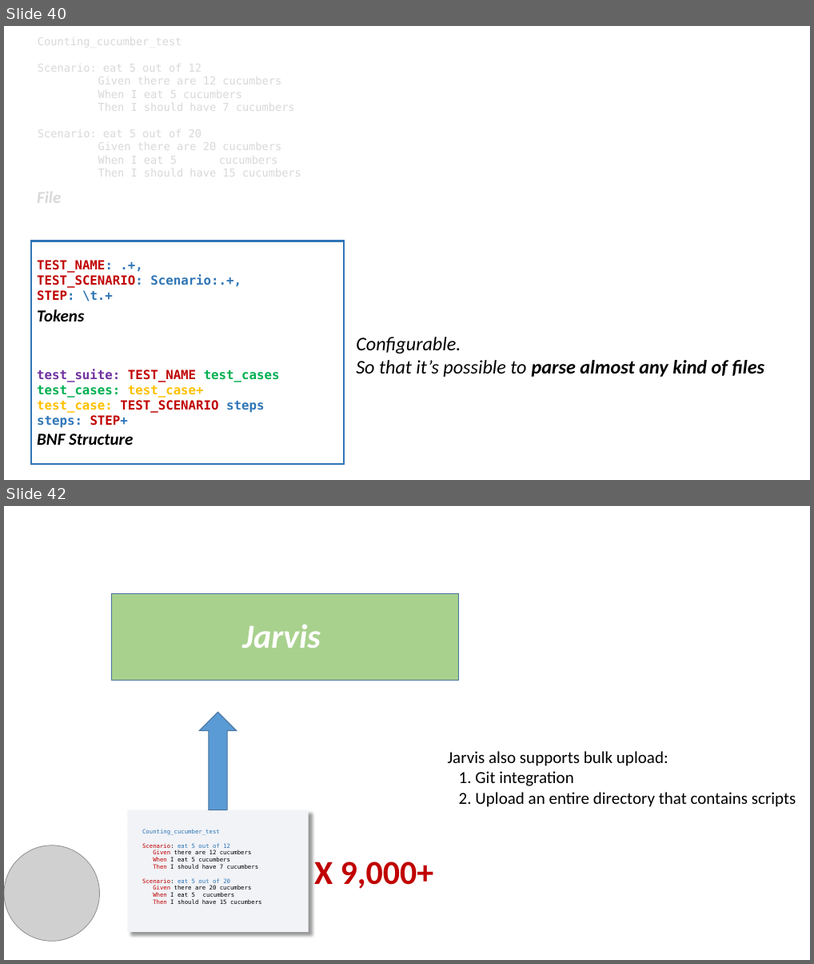
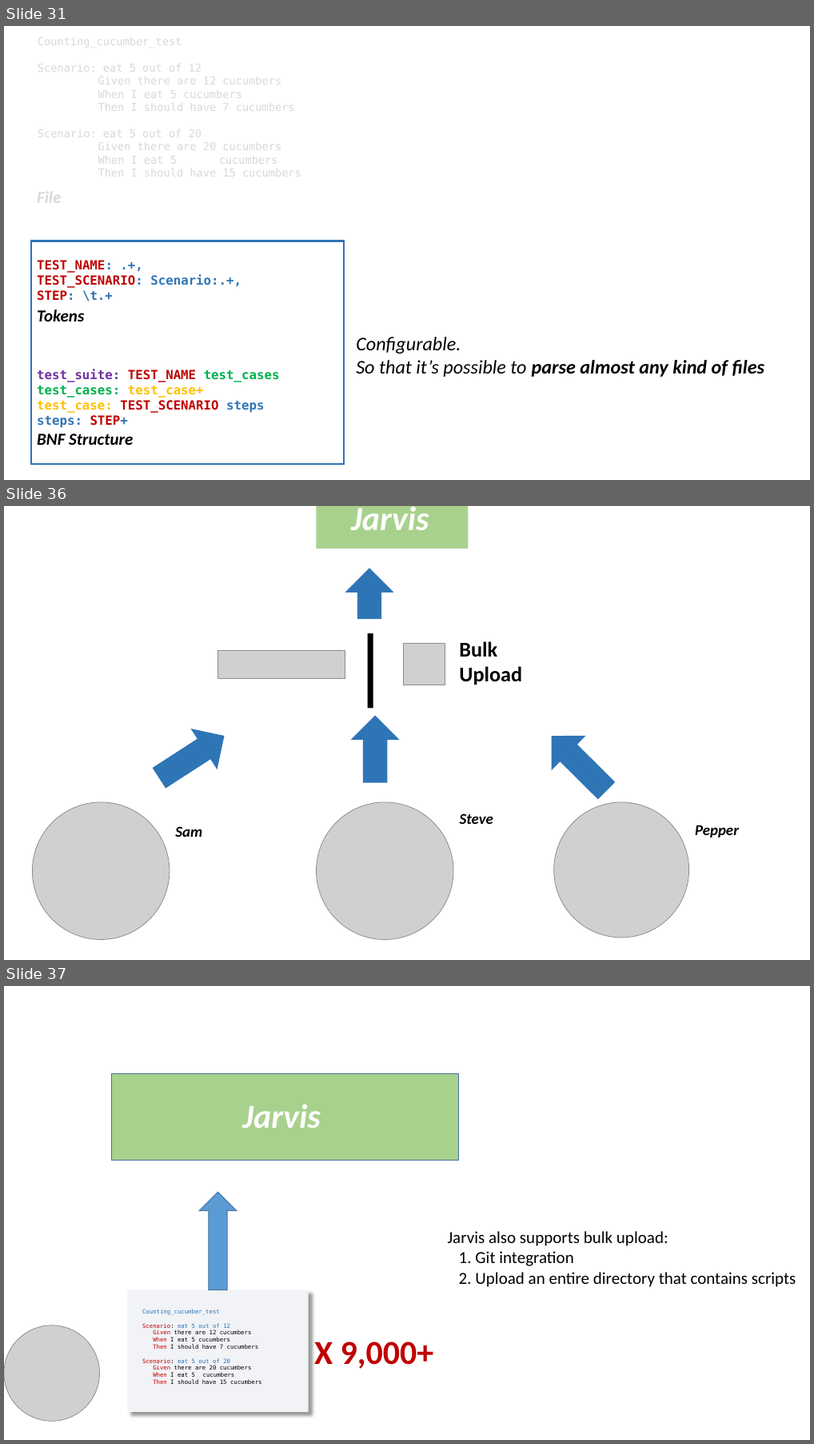
Before and after one commit to FronTexas/Summer2016, a slide deck: matrix_presentation .pptx. Shown one above the other, each under a label of ours: slides 40 and 42 before the commit, slides 31, 36 and 37 after it; the slides between them are not shown. The pictures are 814x964 and 814x1444 pixels, drawn with LibreOffice and Linux fonts; fonts in the diff are those of the drawing; grey boxes stand for pictures. Boxes give left, top, right and bottom in pixels: in the first picture for what was removed or moved away, otherwise in the second. Text is boxed around its words. In the diff, an @@ line names an element or a change of style, - is before the commit and + after.

```diff
--- a/matrix_presentation .pptx
+++ b/matrix_presentation .pptx
@@ slide 36 added at [4, 506, 810, 960], background #FFFFFF @@
@@ rectangle added at [317, 506, 469, 548], fill #A9D18E @@
@@ text added at [351, 506, 430, 530], 40 pt, text #FFFFFF, bold, italic @@
+Jarvis
@@ right arrow added at [345, 568, 394, 619], fill #2E75B6 @@
@@ text added at [345, 608, 394, 716], 100 pt, text #000000 @@
+|
@@ picture added at [404, 644, 446, 685] @@
@@ text added at [459, 641, 522, 684], 25 pt, text #000000, bold @@
+Bulk
+Upload
@@ picture added at [218, 650, 345, 679] @@
@@ right arrow added at [146, 715, 238, 798], fill #2E75B6 @@
@@ right arrow added at [351, 715, 399, 782], fill #2E75B6 @@
@@ right arrow added at [535, 719, 624, 808], fill #2E75B6 @@
@@ picture added at [33, 802, 170, 939] @@
@@ picture added at [317, 802, 454, 939] @@
@@ text added at [460, 813, 494, 824], 18 pt, text #000000, bold, italic @@
+Steve
@@ picture added at [554, 802, 690, 937] @@
@@ text added at [175, 826, 202, 836], 18 pt, text #000000, bold, italic @@
+Sam
@@ text added at [695, 824, 739, 837], 18 pt, text #000000, bold, italic @@
+Pepper
@@ what was slide 40 is now slide 31 @@
@@ what was slide 42 is now slide 37 @@
```
Also in this commit, not shown: 4 other slides added, 10 slides removed, 2 other files.
